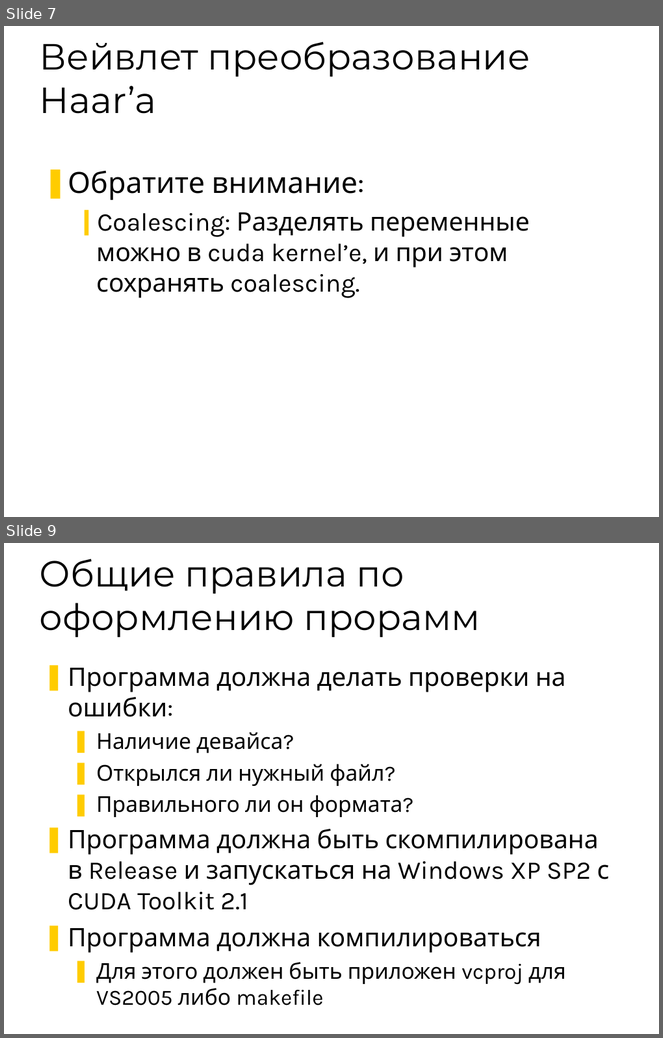
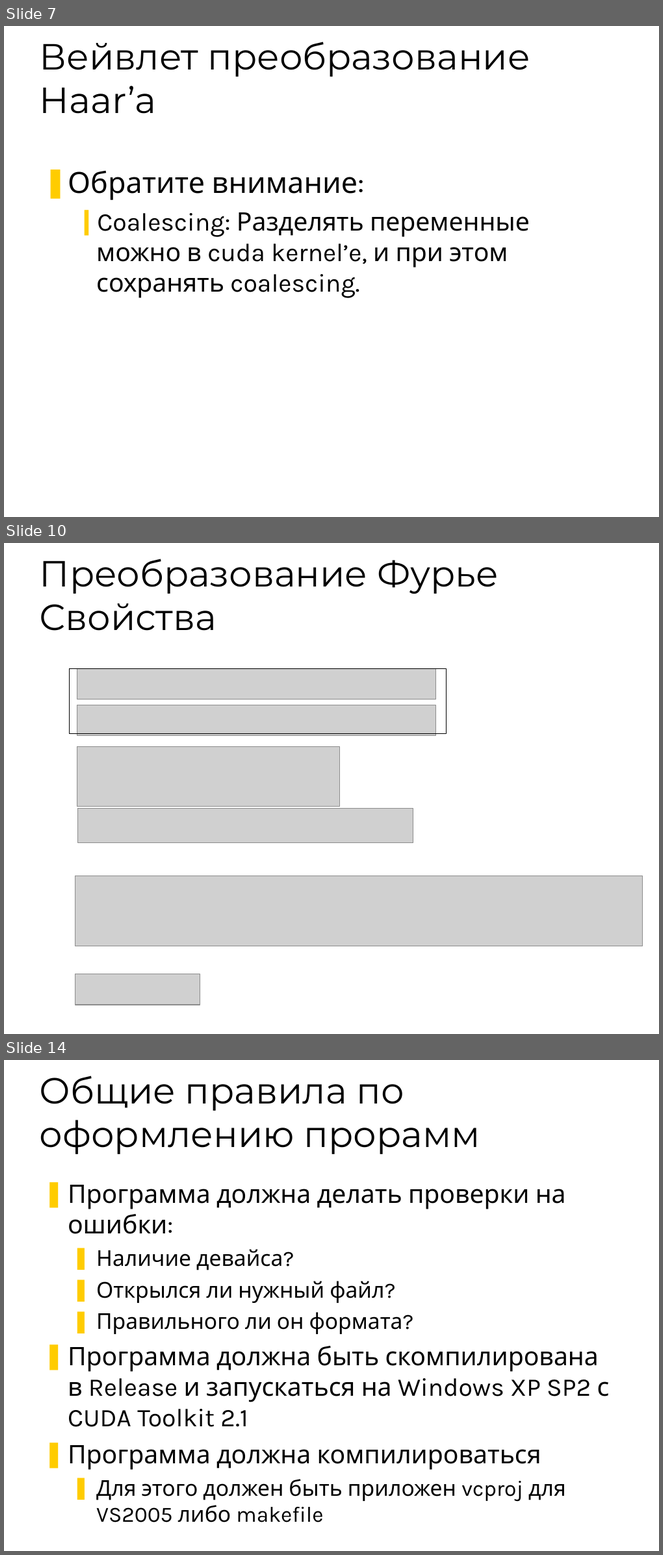
Before and after one commit to 7633/msu-cuda-course, a slide deck: Assignments/2/Assignment - 2.ppt. Shown one above the other, each under a label of ours: slides 7 and 9 before the commit, slides 7, 10 and 14 after it; the slides between them are not shown. The pictures are 663x1038 and 663x1555 pixels, drawn with LibreOffice and Linux fonts; fonts in the diff are those of the drawing; grey boxes stand for pictures; background and template pictures are left out. Boxes give left, top, right and bottom in pixels: in the first picture for what was removed or moved away, otherwise in the second. Text is boxed around its words. In the diff, an @@ line names an element or a change of style, - is before the commit and + after.

```diff
--- a/Assignments/2/Assignment - 2.ppt
+++ b/Assignments/2/Assignment - 2.ppt
@@ slide 10 added at [4,543,659,1034], background #FFFFFF @@
@@ title added at [40,559,499,631], 40 pt, text #000000 @@
+Преобразование Фурье
+Свойства
@@ rectangle added at [70,669,446,734], outline #000000 0.74 pt @@
@@ picture added at [77,669,436,700] @@
@@ picture added at [77,705,436,735] @@
@@ picture added at [77,746,339,806] @@
@@ picture added at [78,808,414,843] @@
@@ picture added at [75,876,643,946] @@
@@ picture added at [75,974,200,1005] @@
@@ what was slide 9 is now slide 14 @@
```
Also in this commit, not shown: 1 slide changed, 4 other slides added.
